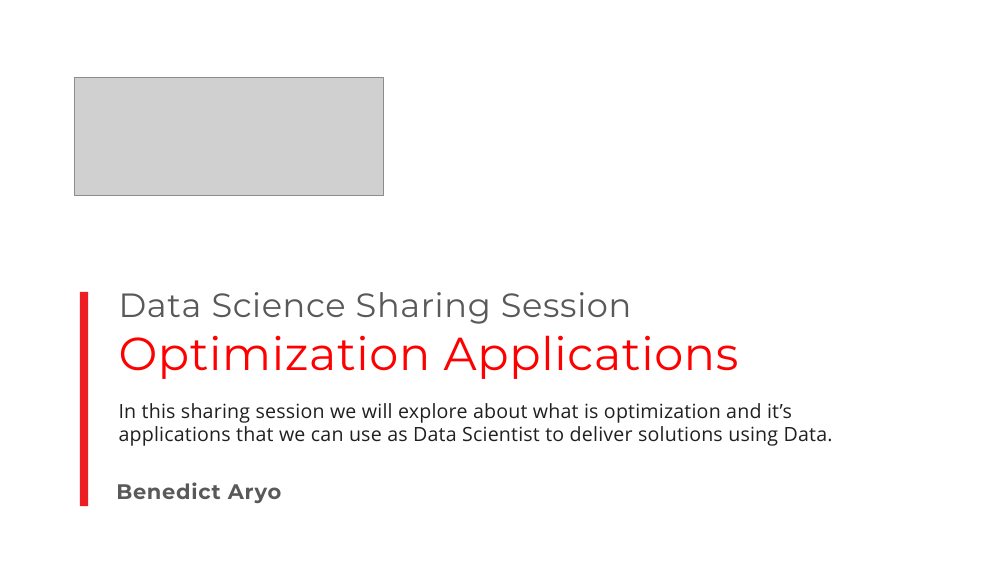
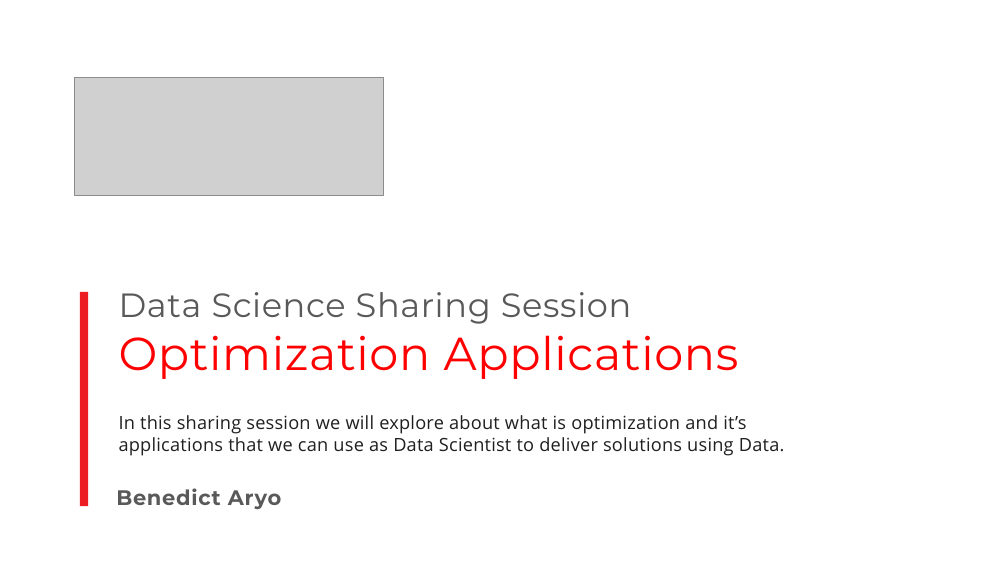
Before and after one commit to BenedictusAryo/Optimization-Application_Python, a slide deck: slide 1 of Sharing session - Optimization using Python.pptx. Drawn at 1008x567 pixels with LibreOffice and Linux fonts; fonts in the diff are those of the drawing; grey boxes stand for pictures. Boxes give left, top, right and bottom in pixels: in the first picture for what was removed or moved away, otherwise in the second. Text is boxed around its words. In the diff, an @@ line names an element or a change of style, - is before the commit and + after.

```diff
--- a/Sharing session - Optimization using Python.pptx
+++ b/Sharing session - Optimization using Python.pptx
@@ text "In this sharing session we ..." moved from (x1=119, y1=403, x2=833, y2=446) to (x1=119, y1=415, x2=785, y2=456) @@
@@ text "In this sharing session we ..." at (x1=119, y1=415, x2=785, y2=456): size 28 to 26 pt @@
@@ text "Benedict Aryo" moved from (x1=116, y1=482, x2=281, y2=503) to (x1=116, y1=488, x2=281, y2=509) @@
```
Also in this commit, not shown: 2 other slides changed.
